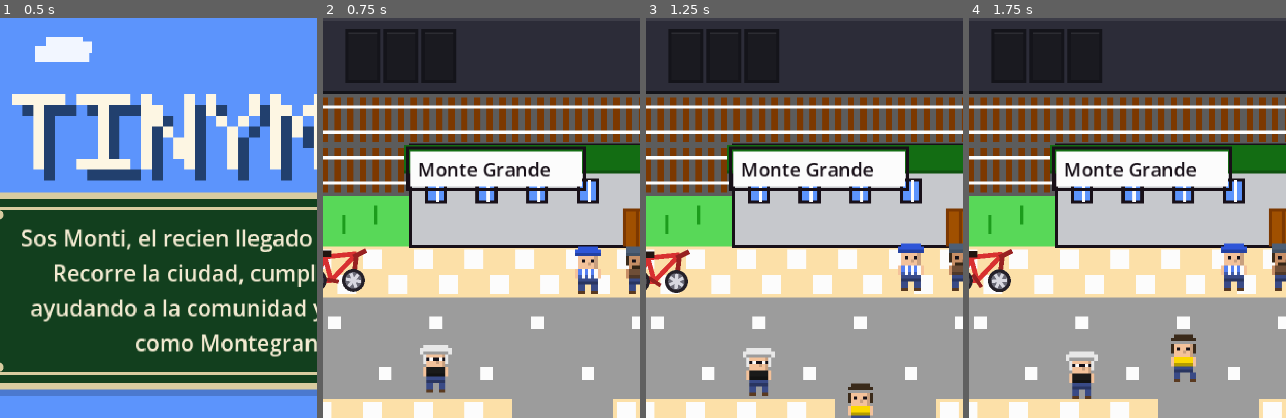
Above: before the commit, frames 1-4 (left to right).
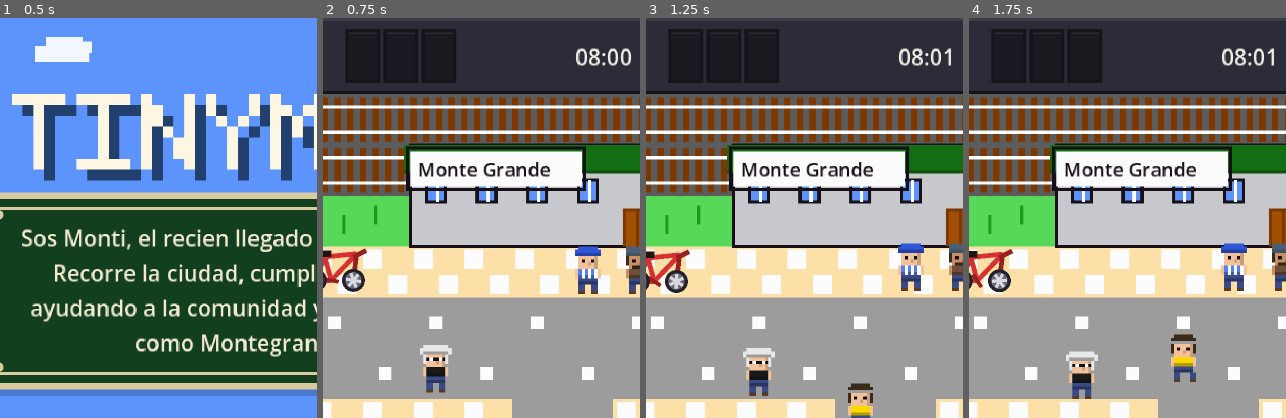
Above: after the commit, the same moments.

Repository: katastudio/TinyMont
Game: Godot game, scene res://scenes/ui/title_screen.tscn
Two runs of this game, one before a commit and one after it. Both use one fixed random seed, a clock stepped at 60 frames per second and the inputs below.
Inputs (mouse positions are % of the whole screen's width and height, from its top left):
- Up to frame 1 (0.5 s): no input
- Up to frame 2 (0.75 s): tap Enter at 0.5 s; move the mouse to (72, 45) at 0.52 s; hold Right (move_right) from 0.53 s (still down); hold Tab (album) from 0.53 s (still down); click (72, 45) at 0.67 s
- Up to frame 3 (1.25 s): keep holding Right (move_right); keep holding Tab (album); tap Space at 0.77 s
- Up to frame 4 (1.75 s): release Right (move_right) at 1.25 s; release Tab (album) at 1.25 s; drag from (30, 55) to (45, 70) at 1.27 s
The pictures show only the part of the screen within x 8-58%, y 0-50%; the shares and areas given below are measured in that part.

Frame 1 is identical in both runs. In frame 2, 0.4% of the frame differs, in the area x 79-98%, y 7-12%; in frame 3, 0.4%; in frame 4, 0.4%.

Commit message:
feat: ciclo dia/noche con tinte del mapa y reloj en el HUD (ADR-0004)

Diff:
--- a/scripts/ui/hud.gd
+++ b/scripts/ui/hud.gd
@@ -54,7 +54,7 @@
 		draw_string(font, Vector2(mx, 16 + top), "Tiempo " + cuenta, HORIZONTAL_ALIGNMENT_LEFT, -1, 8,
 				Color("ff6a5a") if parpadeo else Color("ecece4"))
 	else:
-		var lugares := int(maxf(0.0, (w - 24.0 - 140.0) / SLOT))
+		var lugares := int(maxf(0.0, (w - 24.0 - 110.0) / SLOT))
 		var lleva := mochila()
 		for i in range(mini(lugares, maxi(lleva.size(), 3))):
 			var r := Rect2(mx + i * SLOT, 4 + top, SLOT - 2, 16)
@@ -63,6 +63,10 @@
 			draw_rect(r, Color("14141a"), false, 1.0)
 			if i < lleva.size():
 				ItemArt.draw_on(self, lleva[i], r)
+
+	# Hora del barrio, a la izquierda del botón de mute.
+	if font:
+		draw_string(font, Vector2(w - 104, 15 + top), texto_hora(), HORIZONTAL_ALIGNMENT_LEFT, -1, 7, Color("ecece4"))
 
 	# Botón del álbum (derecha). Al completarlo -> medalla + "¡Completo!".
 	var b := boton_album_rect()
@@ -77,6 +81,10 @@
 		else:
 			draw_string(font, b.position + Vector2(4, 11), "Álbum %d/%d" % [comp, total],
 					HORIZONTAL_ALIGNMENT_LEFT, -1, 7, Color("ecece4"))
+
+
+func texto_hora() -> String:
+	return WorldClock.texto_hora()
 
 
 ## Objetos que lleva encima: el inventario sin las recompensas del catálogo.
@@ -104,8 +112,7 @@
 
 
 func _process(_delta: float) -> void:
-	if not GameManager.cuentas.is_empty():
-		queue_redraw()
+	queue_redraw()   # cuenta regresiva y reloj del barrio
 
 
 ## Tocar el botón del álbum lo abre (mobile; en teclado: X o Tab).
--- /dev/null
+++ b/scripts/world/ciclo_dia.gd
@@ -0,0 +1,31 @@
+class_name CicloDia
+extends RefCounted
+## Tinte del mundo según la hora (ADR-0004). Interpola entre momentos clave del día.
+## Se aplica con un CanvasModulate en el mapa: la interfaz (CanvasLayers) no se tiñe.
+
+const NOCHE := Color(0.55, 0.6, 0.85)
+const AMANECER := Color(0.95, 0.8, 0.85)
+const ATARDECER := Color(1.0, 0.82, 0.65)
+
+## [minuto del día, color]. El último cierra el ciclo con el mismo color que el primero.
+const CLAVES := [
+	[0, NOCHE],
+	[5 * 60, NOCHE],
+	[6 * 60 + 30, AMANECER],
+	[8 * 60, Color.WHITE],
+	[17 * 60 + 30, Color.WHITE],
+	[19 * 60, ATARDECER],
+	[20 * 60 + 30, NOCHE],
+	[24 * 60, NOCHE],
+]
+
+
+static func tinte(minuto_del_dia: int) -> Color:
+	var m := posmod(minuto_del_dia, 24 * 60)
+	for i in range(CLAVES.size() - 1):
+		var a: Array = CLAVES[i]
+		var b: Array = CLAVES[i + 1]
+		if m >= a[0] and m <= b[0]:
+			var t := float(m - a[0]) / float(maxi(1, b[0] - a[0]))
+			return (a[1] as Color).lerp(b[1], t)
+	return Color.WHITE
--- a/scripts/world/monte_grande.gd
+++ b/scripts/world/monte_grande.gd
@@ -78,6 +78,7 @@
 	_add_dialog_box()
 	_create_pois()  # Recolecta los POIs de la escena
 	_iniciar_vida_social()
+	_iniciar_ciclo_dia()
 	_cargar_catalogo_misiones()
 	_iniciar_guardado()
 	GameManager.mostrar_ui_juego(true)   # HUD + controles visibles en el juego
@@ -233,6 +234,26 @@
 		if child is PuntoInteres:
 			pois.append(child)
 			poi_por_id[child.poi_id] = child
+
+
+## Tinte día/noche (ADR-0004): un CanvasModulate tiñe el mapa según la hora del reloj.
+func _iniciar_ciclo_dia() -> void:
+	var tinte := CanvasModulate.new()
+	tinte.name = "TinteDia"
+	add_child(tinte)
+	_actualizar_tinte()
+	if not WorldClock.tick.is_connected(_on_tick_tinte):
+		WorldClock.tick.connect(_on_tick_tinte)
+
+
+func _on_tick_tinte(_minutos: int) -> void:
+	_actualizar_tinte()
+
+
+func _actualizar_tinte() -> void:
+	var tinte = get_node_or_null("TinteDia")
+	if tinte:
+		tinte.color = CicloDia.tinte(WorldClock.minutos % (24 * 60))
 
 
 ## Catálogo de misiones: cada NPC que encarga una misión (no los ayudantes) aporta una entrada.
--- /dev/null
+++ b/tests/test_dia_noche.gd
@@ -0,0 +1,49 @@
+extends Node
+## Ciclo día/noche (ADR-0004): tinte del mundo según la hora, sin teñir la interfaz.
+## Correr: godot --headless --path . res://tests/test_dia_noche.tscn
+
+var _fallas := 0
+
+
+func _check(cond: bool, msg: String) -> void:
+	if cond:
+		print("OK: " + msg)
+	else:
+		_fallas += 1
+		push_error("FALLA: " + msg)
+
+
+func _lum(c: Color) -> float:
+	return 0.299 * c.r + 0.587 * c.g + 0.114 * c.b
+
+
+func _ready() -> void:
+	var mediodia := CicloDia.tinte(12 * 60)
+	var medianoche := CicloDia.tinte(0)
+	var atardecer := CicloDia.tinte(19 * 60)
+	_check(mediodia.is_equal_approx(Color.WHITE), "al mediodía no hay tinte")
+	_check(_lum(medianoche) < 0.7 and medianoche.b > medianoche.r, "a medianoche el mundo es oscuro y azulado")
+	_check(atardecer.r > atardecer.b and _lum(atardecer) < 1.0, "al atardecer el tinte es cálido")
+	_check(_lum(medianoche) >= 0.5, "de noche se sigue viendo (no baja de 50 % de luz)")
+	# Continuidad: entre dos minutos seguidos el tinte cambia poco (sin saltos bruscos).
+	var salto := 0.0
+	for minuto in 24 * 60:
+		var a := CicloDia.tinte(minuto)
+		var b := CicloDia.tinte((minuto + 1) % (24 * 60))
+		salto = maxf(salto, absf(_lum(a) - _lum(b)))
+	_check(salto < 0.02, "el tinte cambia de forma gradual (salto máximo %.3f)" % salto)
+
+	WorldClock.set_process(false)
+	WorldClock.reiniciar(1, 12)
+	var m = load("res://scenes/main.tscn").instantiate()
+	add_child(m)
+	var tinte = m.get_node_or_null("TinteDia")
+	_check(tinte is CanvasModulate, "el mapa tiene un CanvasModulate para el tinte")
+	_check(tinte.color.is_equal_approx(Color.WHITE), "al mediodía el mapa no está teñido")
+	WorldClock.avanzar(12 * 60)
+	_check(tinte.color.is_equal_approx(CicloDia.tinte(0)), "a medianoche el mapa toma el tinte nocturno")
+	_check(GameManager._hud.layer != 0, "la interfaz vive en otra capa y no se tiñe")
+	var hud = GameManager._hud.get_child(0)
+	_check(hud.texto_hora() == WorldClock.texto_hora(), "el HUD muestra la hora del barrio (%s)" % hud.texto_hora())
+	print("---- fallas: %d ----" % _fallas)
+	get_tree().quit(1 if _fallas > 0 else 0)
--- /dev/null
+++ b/tests/test_dia_noche.tscn
@@ -0,0 +1,6 @@
+[gd_scene format=3]
+
+[ext_resource type="Script" path="res://tests/test_dia_noche.gd" id="1"]
+
+[node name="TestDiaNoche" type="Node"]
+script = ExtResource("1")
Not shown, added: scripts/ui/final.gd.uid
Not shown, added: scripts/world/ciclo_dia.gd.uid
Not shown, added: tests/test_dia_noche.gd.uid
Not shown, added: tests/test_elenco.gd.uid
Not shown, added: tests/test_historia.gd.uid
Not shown, added: tests/test_rodeo.gd.uid
Not shown, added: docs/adr/0004-tinte-dia-noche.md
Not shown, changed: docs/product/roadmap.md
